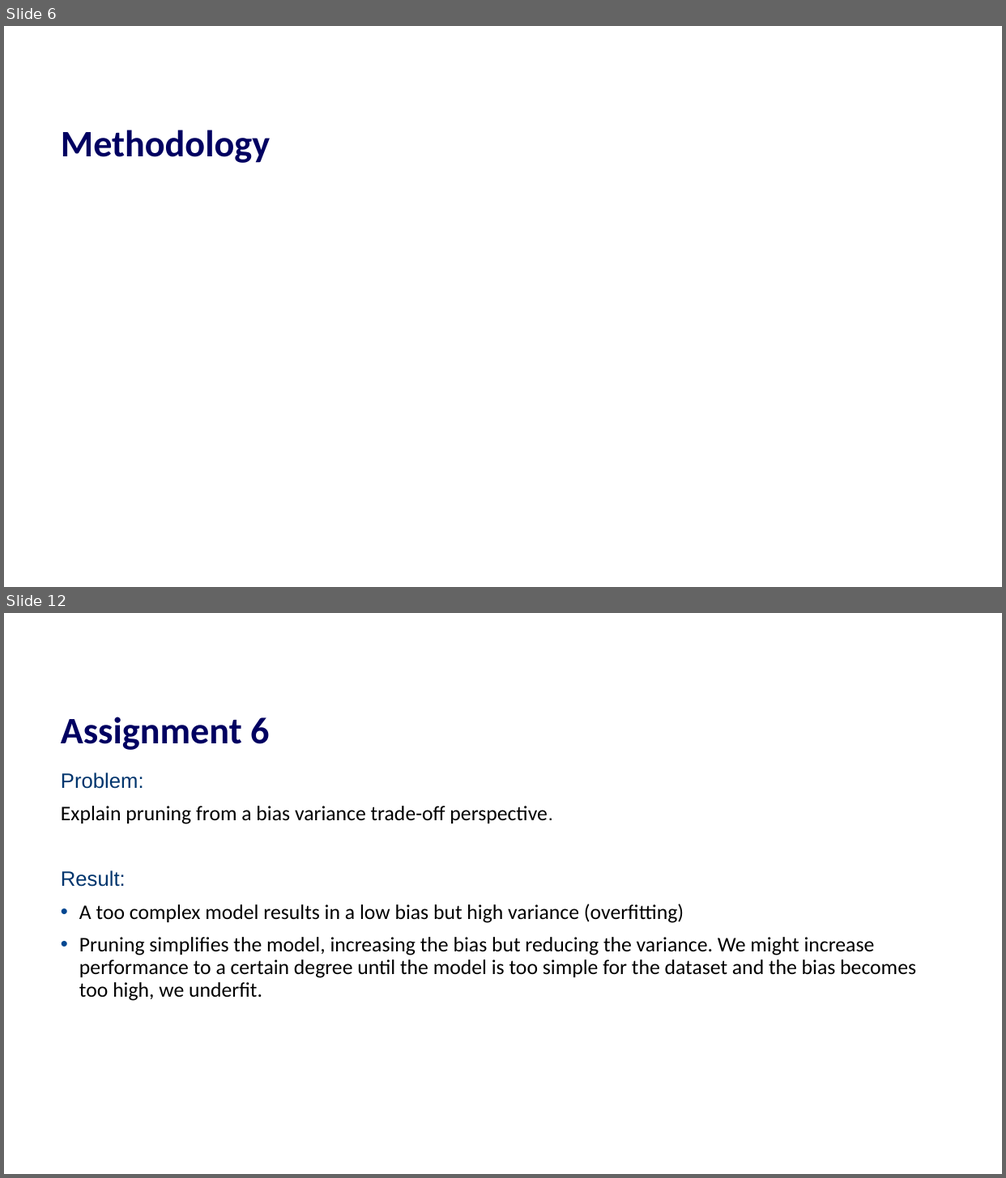
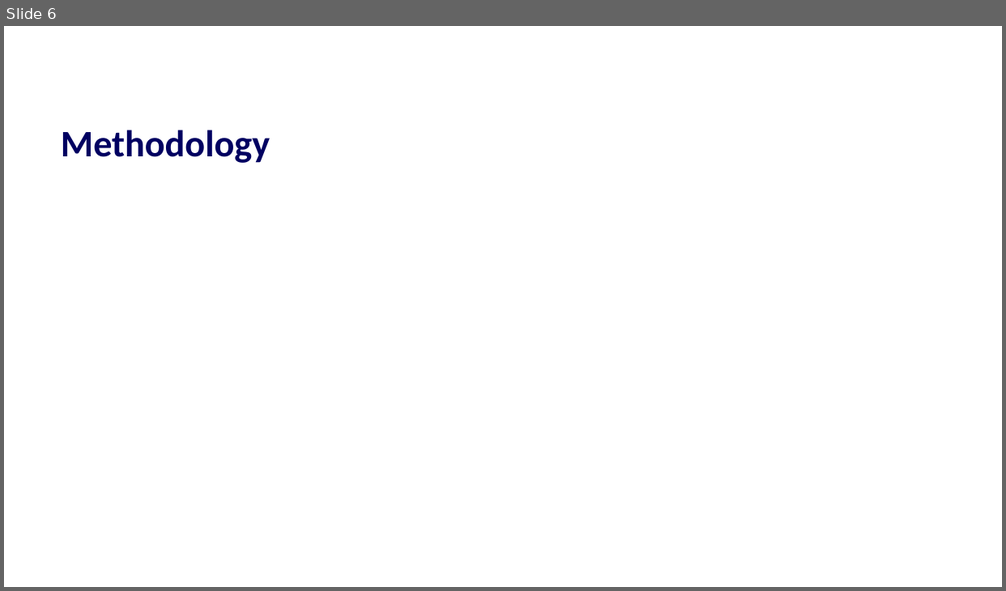
Before and after one commit to TheresaHoesl/PatternRecognition_MachineLearning, a slide deck: Final_project/presentation.pptx. Shown one above the other, each under a label of ours: slides 6 and 12 before the commit, slide 6 after it; the slides between them are not shown. The pictures are 1006x1178 and 1006x591 pixels, drawn with LibreOffice and Linux fonts; fonts in the diff are those of the drawing; grey boxes stand for pictures; background and template pictures are left out. Boxes give left, top, right and bottom in pixels: in the first picture for what was removed or moved away, otherwise in the second. Text is boxed around its words. In the diff, an @@ line names an element or a change of style, - is before the commit and + after.

```diff
--- a/Final_project/presentation.pptx
+++ b/Final_project/presentation.pptx
@@ slide 12 removed at [4, 613, 1002, 1174], background #FFFFFF @@
@@ title removed at [61, 717, 269, 750] @@
-Assignment 6
@@ text removed at [61, 773, 916, 1001] @@
-Problem:
-Explain pruning from a bias variance trade-off perspective.
-Result:
-• A too complex model results in a low bias but high variance (overfitting)
-• Pruning simplifies the model, increasing the bias but reducing the variance. We might increase performance to a certain degree until the model is too simple for the dataset and the bias becomes too high, we underfit.
```
Also in this commit, not shown: 2 slides changed, 4 slides added, 6 other slides removed.
